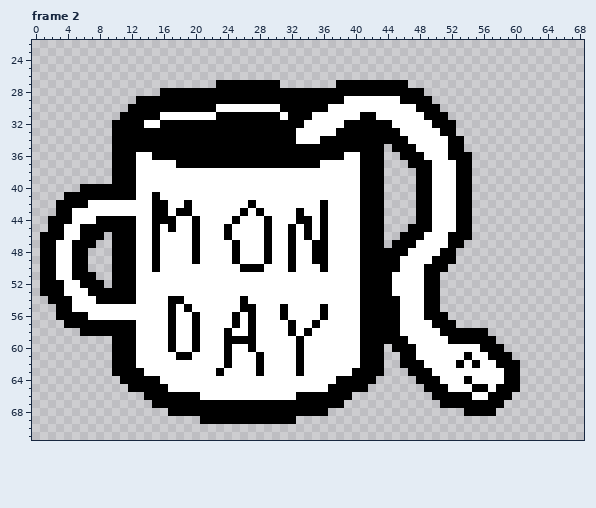
Pixel-art file, stored at SourceFiles/MugSnake_Eating.aseprite. Above: the version before the commit.
72x72 pixels, 2 frames. Shown: frame 2: x 0..68, y 22..71. The old version is drawn lined up with the new one. The commit also changed other frames, which this record leaves out.
Now the later version:
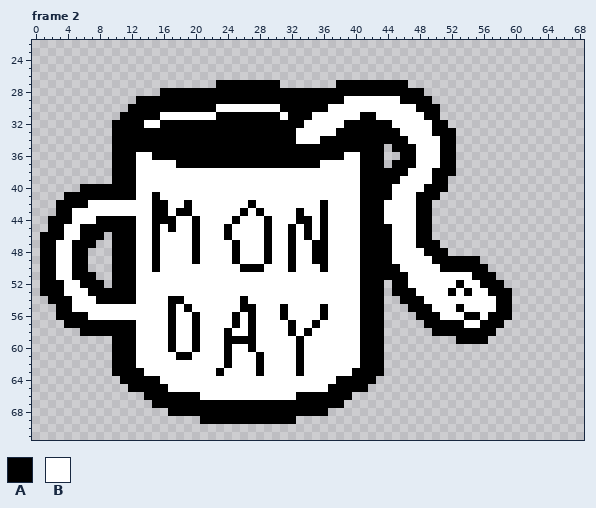
Palette (. is transparent): A #000000  B #ffffff
Commit: Shorten neck on mugsnake eating
The exact change:
whole drawing moved by -5,-1 (the old picture is shown already moved)
Changed rows in their new state; - is an unchanged pixel.
Frame 2:
first column x 44:
31 -------.---------
32 --------.--------
33 ------A----------
34 -------A-.-------
35 -------A-.-------
36 ----B--A-..------
37 -AA-BB-AA..------
38 AAABBBAAA..------
39 AABBBBAA...------
40 ABBBB-AA...------
41 ABBB--A....------
42 BBBB--.....------
43 BBBB--.....------
44 BBBB--.....------
45 ABBB--.....------
46 ABBB-A.....------
47 ABBBAAA...-------
48 -BB--AA-.--------
49 -B-------AAA-----
50 -----BB-AAAAA----
51 -AA--BBBBBBAAA---
52 .AA--BBBBABBAAA--
53 .AAA-BBBABABBAAA-
54 ..AAABBBBBBBBBAA-
55 ...AA-BBBABBBBAA-
56 ....A--BBBAABAAA-
57 .....A---ABBAAA--
58 ......A------A---
59 .........----.---
60 -..............--
61 --..............-
62 --...............
63 ---..............
64 ----.............
65 -----............
66 ------..........-
67 -------........--
68 ----------....---
Boxes around the changes in both pictures, in picture pixels (x1, y1, x2, y2):
changed: (384, 112, 520, 416)
